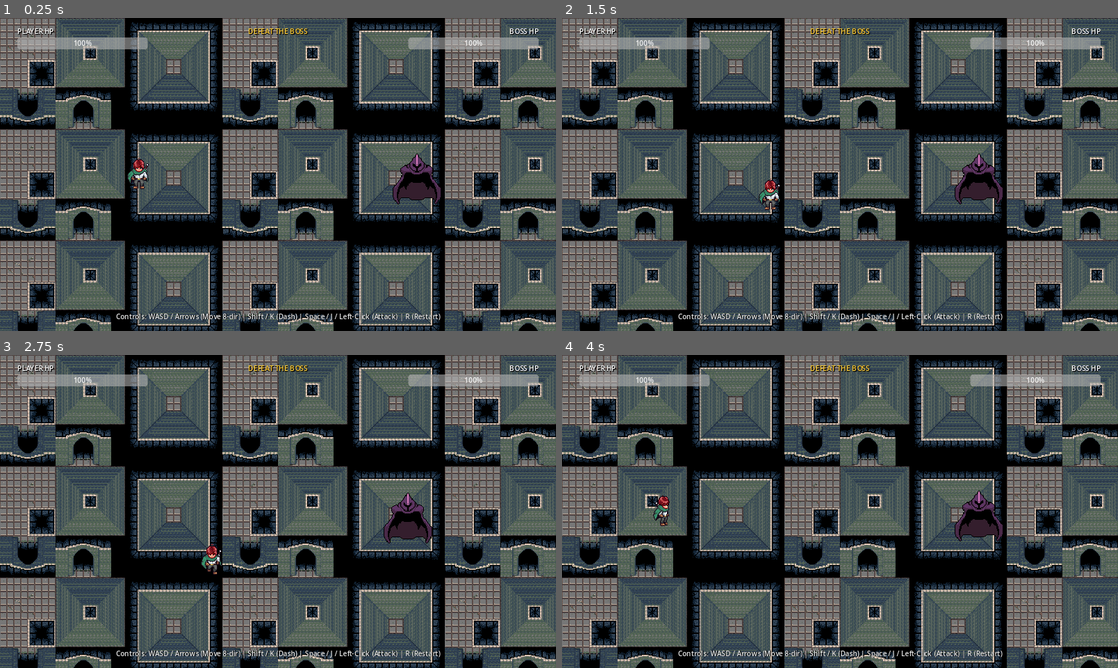
Above: before the commit, frames 1-4 (two rows, left to right).
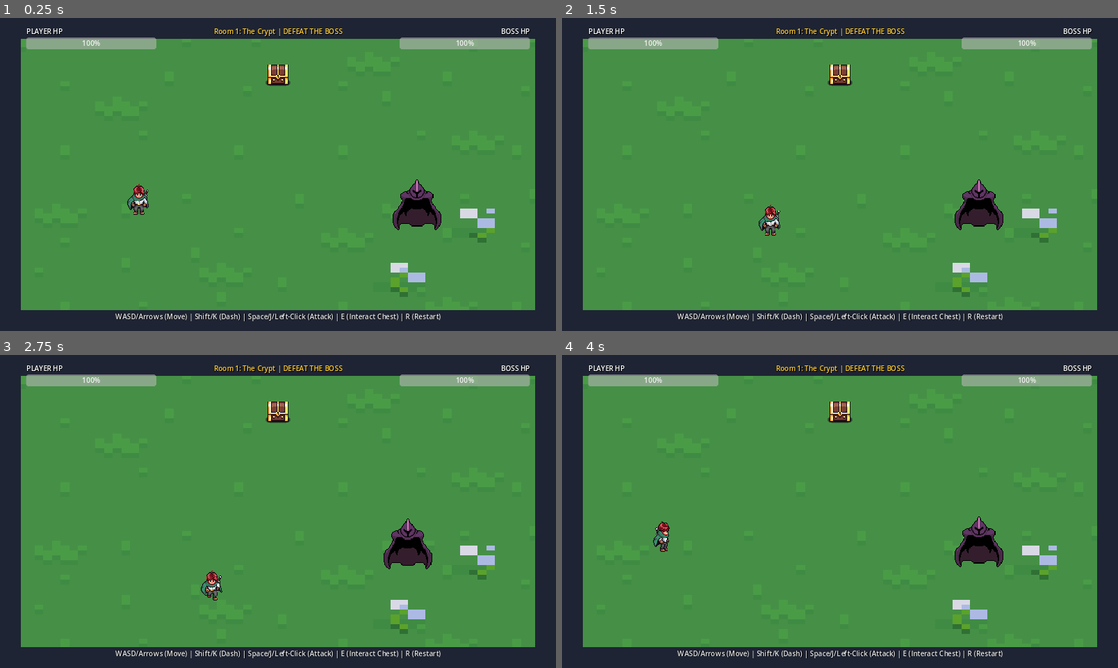
Above: after the commit, the same moments.

Repository: dakshshrivastava2025/SkillIssue.exe
Game: Godot game, scene res://scenes/main.tscn
Same seed, same stepped clock (60 frames per second), same inputs: the game is played once before the commit and once after it.
Inputs:
- Up to frame 1 (0.25 s): no input
- Up to frame 2 (1.5 s): tap Enter at 0.5 s; hold Right (move_right) 0.53-1.28 s; tap R at 0.6 s; tap E at 0.8, 1.35 s; hold Down (move_down) from 1.28 s (still down)
- Up to frame 3 (2.75 s): tap R at 1.55 s; release Down (move_down) at 2.03 s; hold Right (move_right) from 2.03 s (still down); tap J (attack) at 2.1 s; tap E at 2.3 s
- Up to frame 4 (4 s): release Right (move_right) at 2.78 s; hold Up (move_up) 2.78-3.53 s; tap Shift (dash) at 2.85 s; tap R at 3.05, 3.6 s; hold Left (move_left) from 3.53 s (still down); tap E at 3.8 s

The runs differ from the first frame. In frame 1, 97% of the frame differs, in the area x 0-100%, y 0-100%; in frame 2, 97%; in frame 3, 97%; in frame 4, 97%.

Commit message:
Add proper tiled arena room, victory chest interaction, progressive room scaling, and Godot 4.7 config

Diff:
--- a/scenes/main.tscn
+++ b/scenes/main.tscn
@@ -1,57 +1,89 @@
-[gd_scene load_steps=10 format=3 uid="uid://mainarena001"]
+[gd_scene load_steps=12 format=3 uid="uid://mainarena001"]
 
 [ext_resource type="Script" path="res://scripts/main.gd" id="1_main"]
-[ext_resource type="PackedScene" uid="uid://c3qg0kplayer01" path="res://scenes/player.tscn" id="2_player"]
-[ext_resource type="PackedScene" uid="uid://d1w8boss0001" path="res://scenes/boss.tscn" id="3_boss"]
-[ext_resource type="Script" path="res://scripts/ui/hud_controller.gd" id="4_hud"]
-[ext_resource type="Texture2D" path="res://assets/dungeon.png" id="5_dungeon_tex"]
+[ext_resource type="Texture2D" path="res://assets/Grass-01.png" id="2_floor_tex"]
+[ext_resource type="PackedScene" uid="uid://c3qg0kplayer01" path="res://scenes/player.tscn" id="3_player"]
+[ext_resource type="PackedScene" uid="uid://d1w8boss0001" path="res://scenes/boss.tscn" id="4_boss"]
+[ext_resource type="PackedScene" uid="uid://chest001" path="res://scenes/treasure_chest.tscn" id="5_chest"]
+[ext_resource type="Script" path="res://scripts/ui/hud_controller.gd" id="6_hud"]
+
+[sub_resource type="AtlasTexture" id="AtlasTexture_floor"]
+atlas = ExtResource("2_floor_tex")
+region = Rect2(0, 0, 64, 64)
 
 [sub_resource type="RectangleShape2D" id="RectangleShape2D_wall_top"]
-size = Vector2(1280, 40)
+size = Vector2(1280, 48)
 
 [sub_resource type="RectangleShape2D" id="RectangleShape2D_wall_bottom"]
-size = Vector2(1280, 40)
+size = Vector2(1280, 48)
 
 [sub_resource type="RectangleShape2D" id="RectangleShape2D_wall_left"]
-size = Vector2(40, 720)
+size = Vector2(48, 720)
 
 [sub_resource type="RectangleShape2D" id="RectangleShape2D_wall_right"]
-size = Vector2(40, 720)
+size = Vector2(48, 720)
 
 [node name="Main" type="Node2D"]
 script = ExtResource("1_main")
 
-[node name="FloorDungeonTiles" type="TextureRect" parent="."]
+[node name="ArenaVisual" type="Node2D" parent="."]
 z_index = -10
+
+[node name="FloorRect" type="TextureRect" parent="ArenaVisual"]
 offset_right = 1280.0
 offset_bottom = 720.0
-texture = ExtResource("5_dungeon_tex")
+texture = SubResource("AtlasTexture_floor")
 stretch_mode = 1
+
+[node name="WallTop" type="ColorRect" parent="ArenaVisual"]
+offset_right = 1280.0
+offset_bottom = 48.0
+color = Color(0.12, 0.14, 0.2, 1)
+
+[node name="WallBottom" type="ColorRect" parent="ArenaVisual"]
+offset_top = 672.0
+offset_right = 1280.0
+offset_bottom = 720.0
+color = Color(0.12, 0.14, 0.2, 1)
+
+[node name="WallLeft" type="ColorRect" parent="ArenaVisual"]
+offset_right = 48.0
+offset_bottom = 720.0
+color = Color(0.12, 0.14, 0.2, 1)
+
+[node name="WallRight" type="ColorRect" parent="ArenaVisual"]
+offset_left = 1232.0
+offset_right = 1280.0
+offset_bottom = 720.0
+color = Color(0.12, 0.14, 0.2, 1)
 
 [node name="ArenaBounds" type="StaticBody2D" parent="."]
 collision_mask = 6
 
 [node name="TopWall" type="CollisionShape2D" parent="ArenaBounds"]
-position = Vector2(640, 20)
+position = Vector2(640, 24)
 shape = SubResource("RectangleShape2D_wall_top")
 
 [node name="BottomWall" type="CollisionShape2D" parent="ArenaBounds"]
-position = Vector2(640, 700)
+position = Vector2(640, 696)
 shape = SubResource("RectangleShape2D_wall_bottom")
 
 [node name="LeftWall" type="CollisionShape2D" parent="ArenaBounds"]
-position = Vector2(20, 360)
+position = Vector2(24, 360)
 shape = SubResource("RectangleShape2D_wall_left")
 
 [node name="RightWall" type="CollisionShape2D" parent="ArenaBounds"]
-position = Vector2(1260, 360)
+position = Vector2(1256, 360)
 shape = SubResource("RectangleShape2D_wall_right")
 
-[node name="Player" parent="." instance=ExtResource("2_player")]
-position = Vector2(320, 360)
+[node name="TreasureChest" parent="." instance=ExtResource("5_chest")]
+position = Vector2(640, 120)
 
-[node name="Boss" parent="." instance=ExtResource("3_boss")]
-position = Vector2(960, 360)
+[node name="Player" parent="." instance=ExtResource("3_player")]
+position = Vector2(320, 420)
+
+[node name="Boss" parent="." instance=ExtResource("4_boss")]
+position = Vector2(960, 420)
 
 [node name="CanvasLayer" type="CanvasLayer" parent="."]
 
@@ -76,18 +108,18 @@
 
 [node name="PlayerHPLabel" type="Label" parent="CanvasLayer/HUDController/HUD"]
 layout_mode = 0
-offset_left = 40.0
+offset_left = 60.0
 offset_top = 20.0
-offset_right = 150.0
+offset_right = 170.0
 offset_bottom = 43.0
 theme_override_colors/font_shadow_color = Color(0, 0, 0, 1)
 text = "PLAYER HP"
 
 [node name="PlayerHPBar" type="ProgressBar" parent="CanvasLayer/HUDController/HUD"]
 layout_mode = 0
-offset_left = 40.0
+offset_left = 60.0
 offset_top = 45.0
-offset_right = 340.0
+offset_right = 360.0
 offset_bottom = 65.0
 value = 100.0
 
@@ -96,9 +128,9 @@
 anchors_preset = 1
 anchor_left = 1.0
 anchor_right = 1.0
-offset_left = -340.0
+offset_left = -360.0
 offset_top = 20.0
-offset_right = -40.0
+offset_right = -60.0
 offset_bottom = 43.0
 grow_horizontal = 0
 theme_override_colors/font_shadow_color = Color(0, 0, 0, 1)
@@ -110,9 +142,9 @@
 anchors_preset = 1
 anchor_left = 1.0
 anchor_right = 1.0
-offset_left = -340.0
+offset_left = -360.0
 offset_top = 45.0
-offset_right = -40.0
+offset_right = -60.0
 offset_bottom = 65.0
 grow_horizontal = 0
 value = 100.0
@@ -122,9 +154,9 @@
 anchors_preset = 5
 anchor_left = 0.5
 anchor_right = 0.5
-offset_left = -250.0
+offset_left = -300.0
 offset_top = 20.0
-offset_right = 250.0
+offset_right = 300.0
 offset_bottom = 50.0
 grow_horizontal = 2
 theme_override_colors/font_color = Color(1, 0.8, 0.2, 1)
@@ -139,13 +171,13 @@
 anchor_top = 1.0
 anchor_right = 0.5
 anchor_bottom = 1.0
-offset_left = -380.0
+offset_left = -400.0
 offset_top = -45.0
-offset_right = 380.0
+offset_right = 400.0
 offset_bottom = -15.0
 grow_horizontal = 2
 grow_vertical = 0
 theme_override_colors/font_color = Color(0.9, 0.9, 0.9, 1)
 theme_override_colors/font_shadow_color = Color(0, 0, 0, 1)
-text = "Controls: WASD / Arrows (Move 8-dir) | Shift / K (Dash) | Space / J / Left-Click (Attack) | R (Restart)"
+text = "WASD/Arrows (Move) | Shift/K (Dash) | Space/J/Left-Click (Attack) | E (Interact Chest) | R (Restart)"
 horizontal_alignment = 1
--- /dev/null
+++ b/scenes/treasure_chest.tscn
@@ -0,0 +1,43 @@
+[gd_scene load_steps=5 format=3 uid="uid://chest001"]
+
+[ext_resource type="Script" path="res://scripts/objects/treasure_chest.gd" id="1_chest_script"]
+[ext_resource type="Texture2D" path="res://assets/treasure-chest.png" id="2_chest_tex"]
+[ext_resource type="AudioStream" path="res://assets/treasure-open.wav" id="3_chest_sfx"]
+
+[sub_resource type="CircleShape2D" id="CircleShape2D_chest"]
+radius = 48.0
+
+[node name="TreasureChest" type="Area2D"]
+collision_layer = 1
+collision_mask = 2
+script = ExtResource("1_chest_script")
+
+[node name="Sprite2D" type="Sprite2D" parent="."]
+scale = Vector2(1.5, 1.5)
+texture = ExtResource("2_chest_tex")
+hframes = 2
+vframes = 1
+frame = 0
+
+[node name="CollisionShape2D" type="CollisionShape2D" parent="."]
+shape = SubResource("CircleShape2D_chest")
+
+[node name="InteractPrompt" type="Label" parent="."]
+anchors_preset = 7
+anchor_left = 0.5
+anchor_top = 1.0
+anchor_right = 0.5
+anchor_bottom = 1.0
+offset_left = -140.0
+offset_top = -55.0
+offset_right = 140.0
+offset_bottom = -30.0
+grow_horizontal = 2
+grow_vertical = 0
+theme_override_colors/font_color = Color(1, 0.9, 0.3, 1)
+theme_override_colors/font_shadow_color = Color(0, 0, 0, 1)
+text = "[LOCKED] Defeat the Boss"
+horizontal_alignment = 1
+
+[node name="SFXOpen" type="AudioStreamPlayer2D" parent="."]
+stream = ExtResource("3_chest_sfx")
--- a/scripts/main.gd
+++ b/scripts/main.gd
@@ -1,15 +1,68 @@
 extends Node2D
+
+@export var current_room: int = 1
 
 @onready var player: Player = $Player
 @onready var boss: BossController = $Boss
+@onready var chest: TreasureChest = $TreasureChest
 @onready var hud: Control = $CanvasLayer/HUDController
+@onready var floor_rect: TextureRect = $ArenaVisual/FloorRect
+@onready var wall_top: ColorRect = $ArenaVisual/WallTop
+@onready var wall_bottom: ColorRect = $ArenaVisual/WallBottom
+@onready var wall_left: ColorRect = $ArenaVisual/WallLeft
+@onready var wall_right: ColorRect = $ArenaVisual/WallRight
+
+# Room color themes for progressive difficulty
+const ROOM_THEMES = [
+	{ "floor": Color(0.85, 0.85, 0.9, 1.0), "wall": Color(0.12, 0.14, 0.2, 1.0), "name": "Room 1: The Crypt" },
+	{ "floor": Color(0.9, 0.75, 0.75, 1.0), "wall": Color(0.25, 0.1, 0.1, 1.0), "name": "Room 2: The Blood Sanctum" },
+	{ "floor": Color(0.75, 0.9, 0.8, 1.0), "wall": Color(0.08, 0.2, 0.15, 1.0), "name": "Room 3: The Abyssal Chamber" }
+]
 
 func _ready() -> void:
+	_setup_room(current_room)
+
 	if player:
 		player.health_changed.connect(hud.update_player_hp)
 	if boss:
 		boss.boss_health_changed.connect(hud.update_boss_hp)
+		boss.boss_defeated.connect(_on_boss_defeated)
+	if chest:
+		chest.chest_opened.connect(_on_chest_opened)
+
+func _setup_room(room_num: int) -> void:
+	var theme_idx = (room_num - 1) % ROOM_THEMES.size()
+	var theme = ROOM_THEMES[theme_idx]
+
+	if floor_rect:
+		floor_rect.modulate = theme["floor"]
+	if wall_top:
+		wall_top.color = theme["wall"]
+		wall_bottom.color = theme["wall"]
+		wall_left.color = theme["wall"]
+		wall_right.color = theme["wall"]
+
+	# Scale boss difficulty with room number
+	if boss:
+		boss.max_health = 300 + (room_num - 1) * 150
+		boss.current_health = boss.max_health
+		boss.base_speed = 130.0 + (room_num - 1) * 20.0
+		hud.update_boss_hp(boss.current_health, boss.max_health)
+
+	if hud and hud.has_node("HUD/StatusLabel"):
+		hud.get_node("HUD/StatusLabel").text = theme["name"] + " | DEFEAT THE BOSS"
+
+func _on_boss_defeated() -> void:
+	if chest:
+		chest.unlock_chest()
+	if hud and hud.has_node("HUD/StatusLabel"):
+		hud.get_node("HUD/StatusLabel").text = "BOSS DEFEATED! Open the chest to proceed."
+
+func _on_chest_opened() -> void:
+	await get_tree().create_timer(1.2).timeout
+	current_room += 1
+	get_tree().reload_current_scene()
 
 func _unhandled_input(event: InputEvent) -> void:
-	if event.is_action_pressed("ui_cancel") or (event is InputEventKey and event.keycode == KEY_R and event.pressed):
+	if event is InputEventKey and event.keycode == KEY_R and event.pressed:
 		get_tree().reload_current_scene()
--- /dev/null
+++ b/scripts/objects/treasure_chest.gd
@@ -0,0 +1,47 @@
+extends Area2D
+class_name TreasureChest
+
+signal chest_opened(room_number: int)
+
+@export var is_locked: bool = true
+var is_open: bool = false
+
+@onready var sprite: Sprite2D = $Sprite2D
+@onready var label: Label = $InteractPrompt
+@onready var sfx_open: AudioStreamPlayer2D = $SFXOpen
+
+func _ready() -> void:
+	body_entered.connect(_on_body_entered)
+	body_exited.connect(_on_body_exited)
+	label.visible = false
+	sprite.frame = 0
+
+func unlock_chest() -> void:
+	is_locked = false
+	modulate = Color(1.2, 1.2, 0.8, 1.0)
+	label.text = "[E] Open Victory Chest & Advance"
+
+func _on_body_entered(body: Node2D) -> void:
+	if body.is_in_group("player") and not is_open:
+		label.visible = true
+		if is_locked:
+			label.text = "[LOCKED] Defeat the Boss to Open"
+		else:
+			label.text = "[E] Open Victory Chest & Advance"
+
+func _on_body_exited(body: Node2D) -> void:
+	if body.is_in_group("player"):
+		label.visible = false
+
+func _unhandled_input(event: InputEvent) -> void:
+	if event is InputEventKey and event.keycode == KEY_E and event.pressed:
+		if not is_locked and not is_open and label.visible:
+			open_chest()
+
+func open_chest() -> void:
+	is_open = true
+	sprite.frame = 1 # Open chest frame
+	label.text = "PROCEEDING TO NEXT ROOM..."
+	if sfx_open and sfx_open.stream:
+		sfx_open.play()
+	chest_opened.emit()
Not shown: 1 places in scenes/main.tscn that only renumber resources
